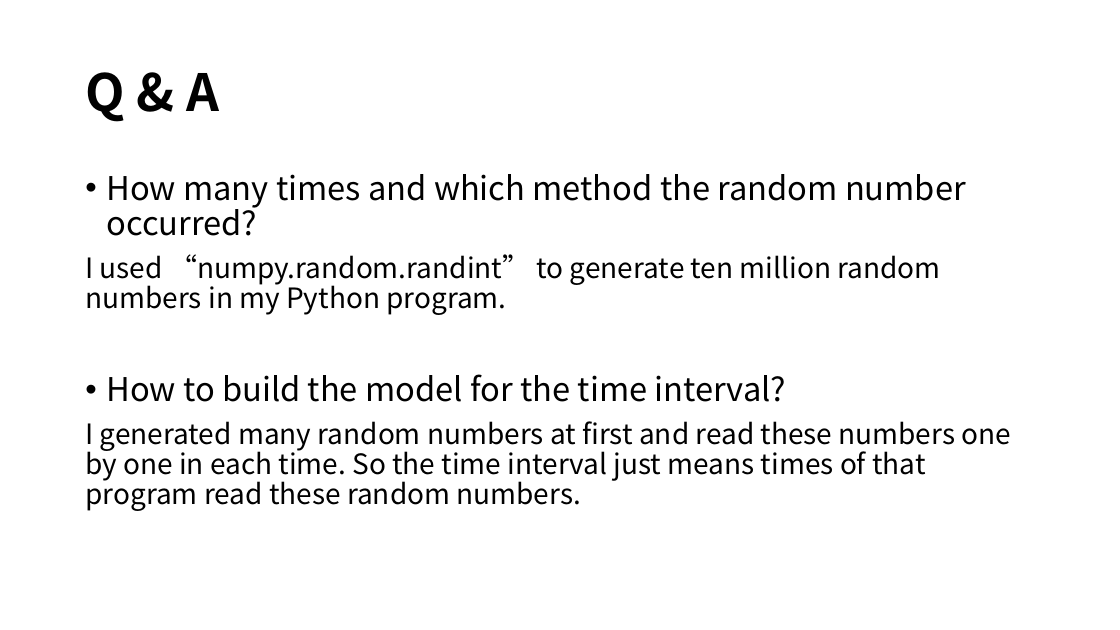
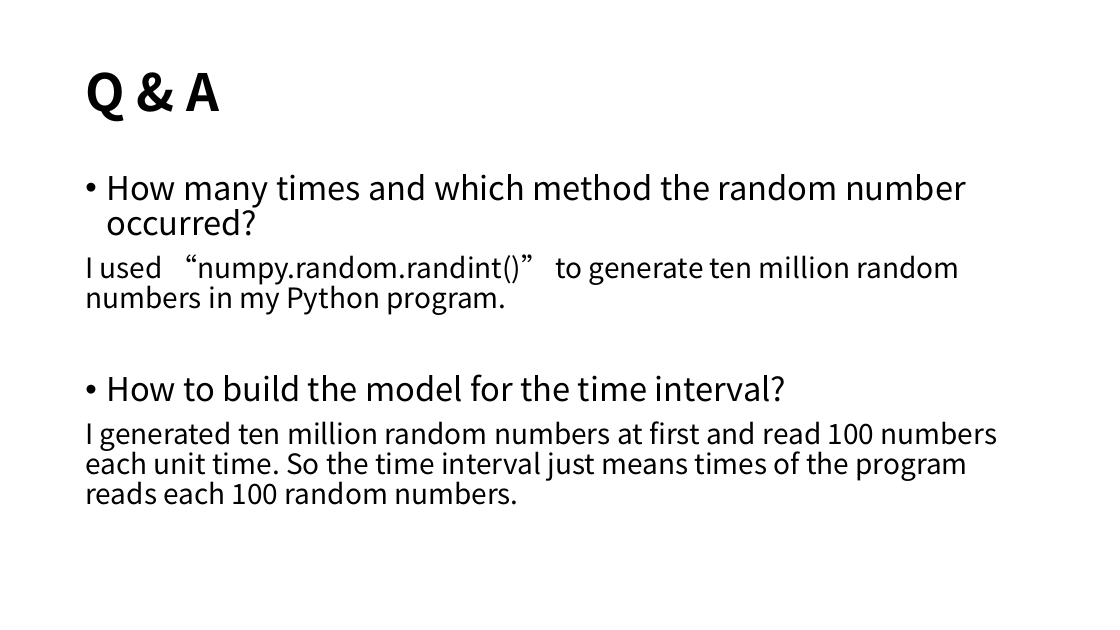
Before and after one commit to noahzhy/temp, a slide deck: slide 6 of radom.pptx. Drawn at 1120x630 pixels with LibreOffice and Linux fonts; fonts in the diff are those of the drawing. Boxes give left, top, right and bottom in pixels: in the first picture for what was removed or moved away, otherwise in the second. Text is boxed around its words. In the diff, an @@ line names an element or a change of style, - is before the commit and + after.

```diff
--- a/radom.pptx
+++ b/radom.pptx
@@ text at (85,254,959,315): text changed @@
-I used “numpy.random.randint” to generate ten million random numbers in my Python program.
+I used “numpy.random.randint()” to generate ten million random numbers in my Python program.
@@ text at (85,421,998,505): text changed @@
-I generated many random numbers at first and read these numbers one by one in each time. So the time interval just means times of that program read these random numbers.
+I generated ten million random numbers at first and read 100 numbers each unit time. So the time interval just means times of the program reads each 100 random numbers.
```
Also in this commit, not shown: 4 other slides changed.
